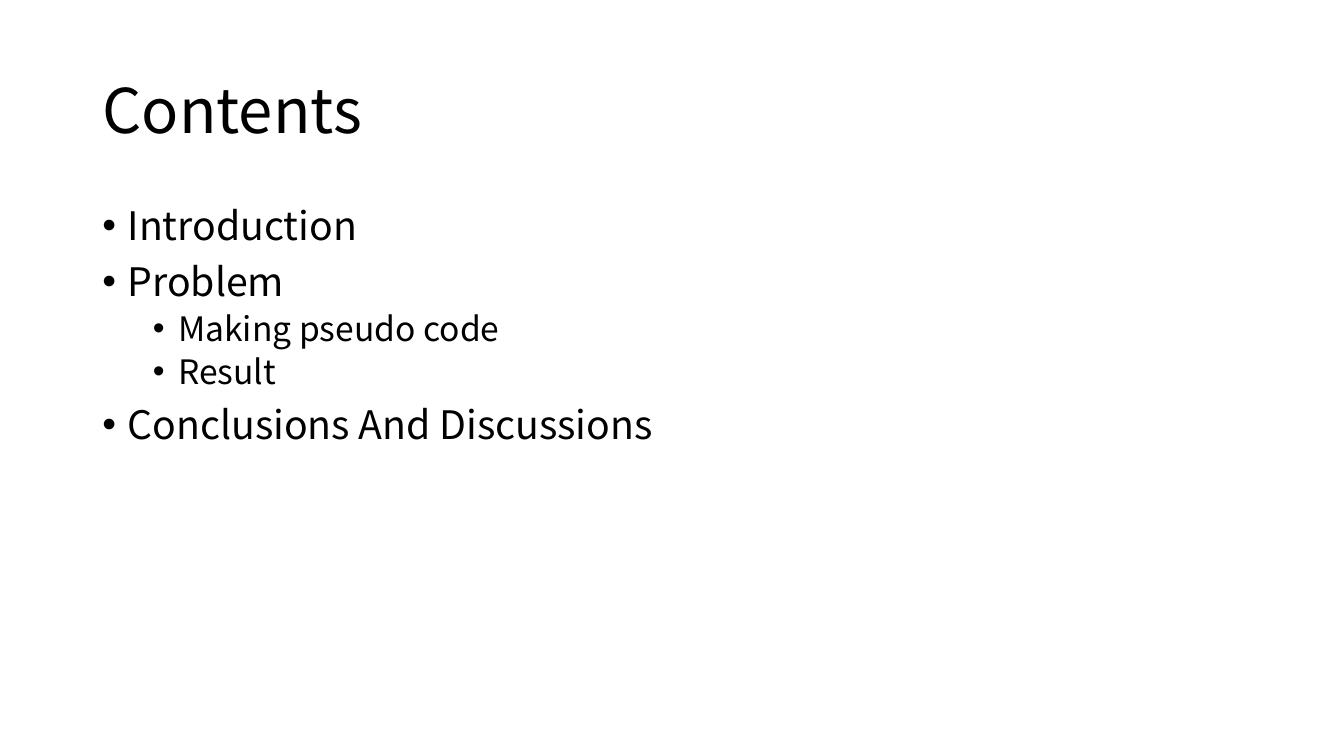
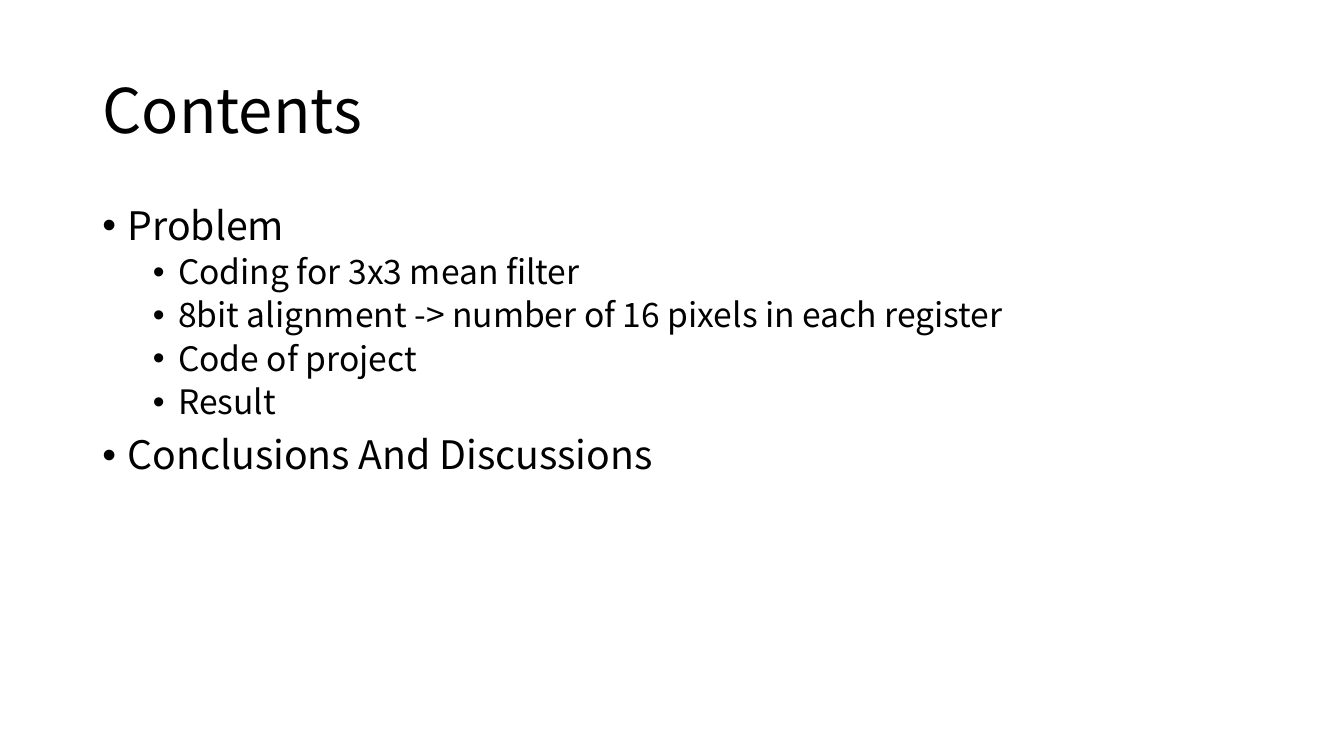
Before and after one commit to Burgunthy/Parallel-Image-Processing, a slide deck: slide 2 of chapter7_SSE_Mean_Filter/sse_Mean_Filter.pptx. Drawn at 1344x756 pixels with LibreOffice and Linux fonts; fonts in the diff are those of the drawing. Boxes give left, top, right and bottom in pixels: in the first picture for what was removed or moved away, otherwise in the second. Text is boxed around its words. In the diff, an @@ line names an element or a change of style, - is before the commit and + after.

```diff
--- a/chapter7_SSE_Mean_Filter/sse_Mean_Filter.pptx
+++ b/chapter7_SSE_Mean_Filter/sse_Mean_Filter.pptx
@@ text at [128,208,357,241]: paragraph removed @@
-• Introduction
@@ text at [178,257,1003,379]: text changed @@
-  • Making pseudo code
+  • Coding for 3x3 mean filter
+  • 8bit alignment -> number of 16 pixels in each register
+  • Code of project
```
Also in this commit, not shown: 2 other slides changed, 8 slides added, 3 slides removed, 2 other files.
